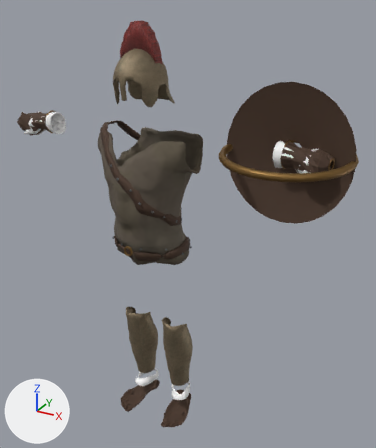
Renders of the glTF model src/assets/loot/carriers-veteran.glb from each side of a commit.
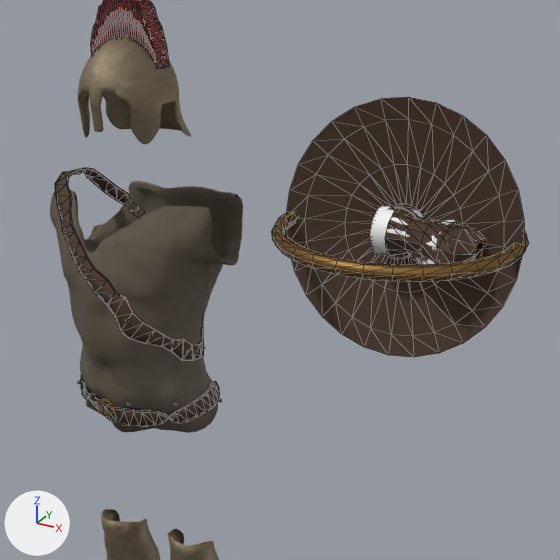
There are two pictures of each version: one whole from a camera (50 mm lens) standing at (1.168, -1.775, 1.989) and looking at (0.113, 0.142, 1.03), one close up on the part from 19% to 100% of the width and 6% to 75% of the height. The axes (+X, +Y, +Z) are drawn at lower left. The lights are the same throughout. The first two pictures are the older version. The close-ups show mesh edges as thin lines. Where no turn or scale is listed for an object, it has been applied to the vertices. Vertices at exactly the same position are counted once.

Before the edit, the objects in view are built like this:
```python
me_mesh_3 = bpy.data.meshes.new('Mesh_3')
me_mesh_3.from_pydata(...)  # 293 vertices, 570 faces; spans x 0.326..0.837, y -0.209..0.339, z 1.36..1.464
me_mesh_3.materials.append(mat_antique_brass)  # brown #8a6a3c
me_mesh_4 = bpy.data.meshes.new('Mesh_4')
me_mesh_4.from_pydata(...)  # 338 vertices, 668 faces; spans x -0.236..0.175, y -0.175..0.144, z 0.912..1.473
me_mesh_4.materials.append(mat_leather)  # brown #4a3527
me_mesh_8 = bpy.data.meshes.new('Mesh_8')
me_mesh_8.from_pydata(...)  # 736 vertices, 1312 faces; spans x -0.175..0.175, y -0.04..0.1, z 0.154..0.56
me_mesh_8.materials.append(mat_bronze)
ob_kit_shield_antique_brass = bpy.data.objects.new('~kit.Shield.Antique brass', me_mesh_3)
ob_kit_shield_antique_brass.location = (0.0, 0.0, 0.025)
ob_veteran_body_leather = bpy.data.objects.new('veteran.Body.Leather', me_mesh_4)
ob_veteran_body_leather.location = (0.0, 0.0, 0.025)
ob_veteran_greaves_bronze = bpy.data.objects.new('veteran.Greaves.Bronze', me_mesh_8)
ob_veteran_greaves_bronze.location = (0.0, 0.0, 0.025)
# also in view: 'veteran.Helmet.Bronze' at (0.0, -0.015, 1.695); 'veteran.Body.Gambeson_veteran' at (0.001, -0.012, 1.191); 'veteran.Crest.HorsehairCloth' at (-0.002, -0.022, 1.82); '~kit.Gloves.Leather' at (0.0, 0.067, 1.429); '~kit.Shield.Leather' at (0.582, 0.084, 1.437)
```
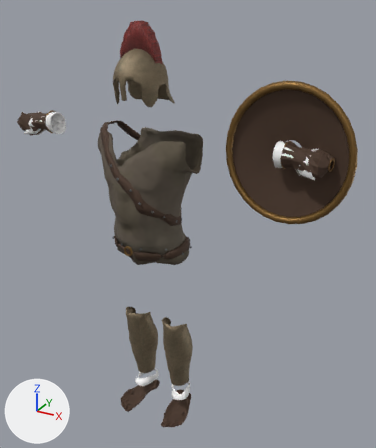
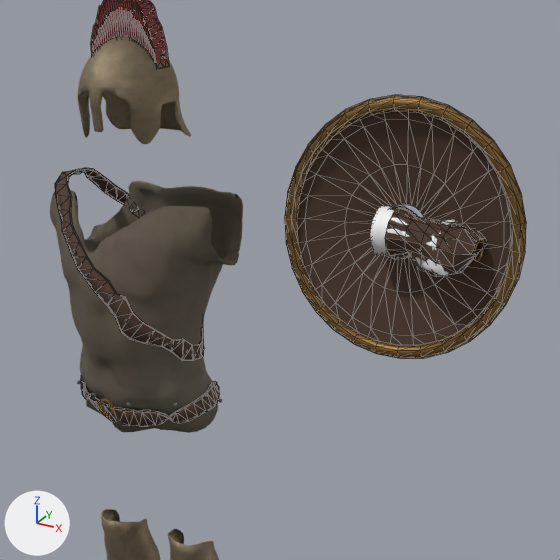
The change, as a diff of the scene's bpy script:
```diff
--- a/src/assets/loot/carriers-veteran.glb.py
+++ b/src/assets/loot/carriers-veteran.glb.py
@@ me_mesh_3 @@
 # used by ob_kit_shield_antique_brass; location = (0.0, 0.0, 0.025)
-me_mesh_3.from_pydata(...)  # 293 vertices, 570 faces; spans x 0.326..0.837, y -0.209..0.339, z 1.36..1.464
+me_mesh_3.from_pydata(...)  # 293 vertices, 570 faces; spans x 0.326..0.837, y 0.052..0.119, z 1.138..1.686
+# me_mesh_3 part 1: the loose piece of 180 vertices spanning x 0.326..0.837, y -0.209..0.339, z 1.398..1.425 is turned 90 degrees about the x axis through its middle
 me_mesh_3.materials.append(mat_antique_brass)
```

Changed parts and their boxes (x1, y1, x2, y2) in the close-ups (560 x 560 px):
'~kit.Shield.Antique brass', reshaped
    before: (271, 204, 529, 282)
    after: (285, 95, 526, 358)
